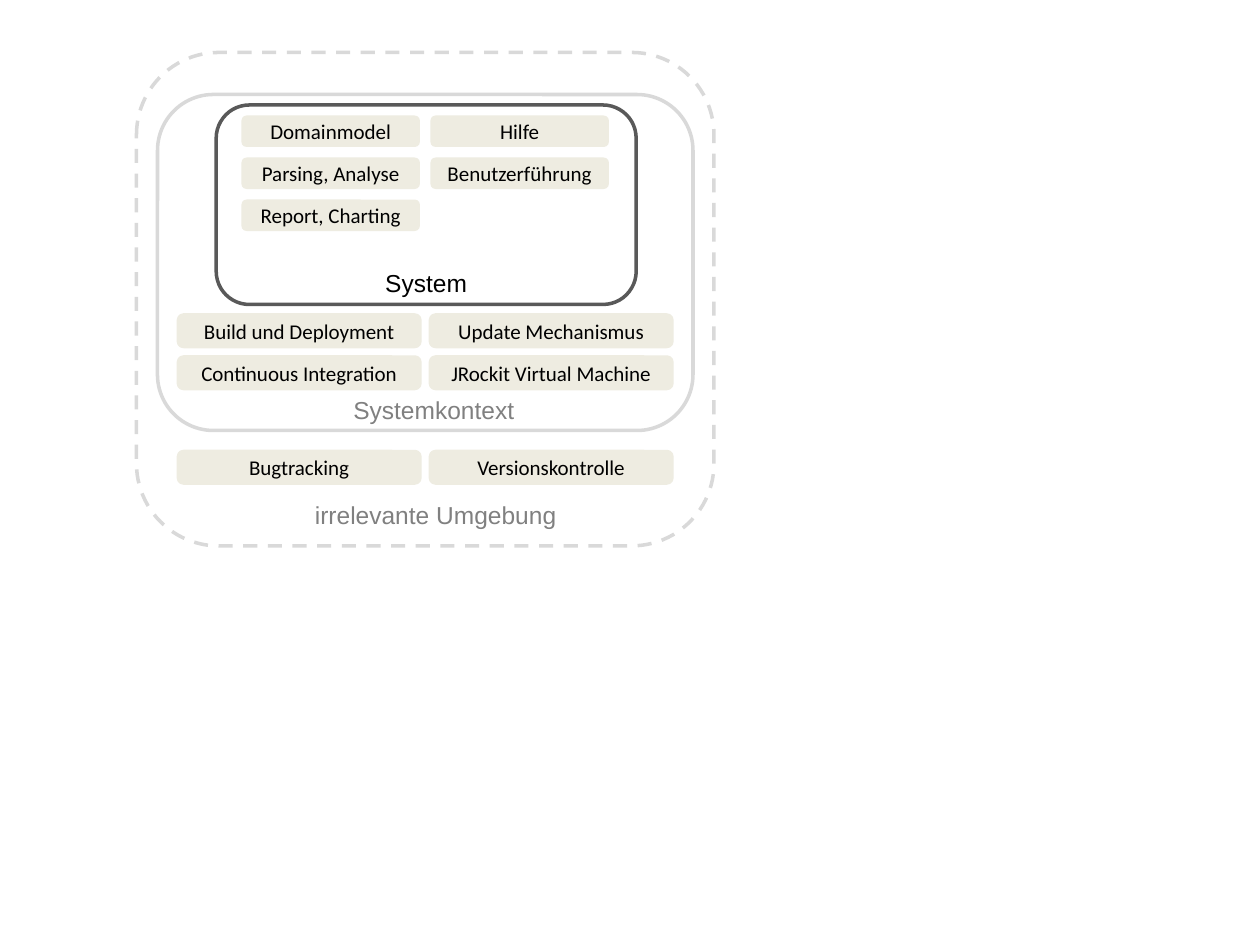
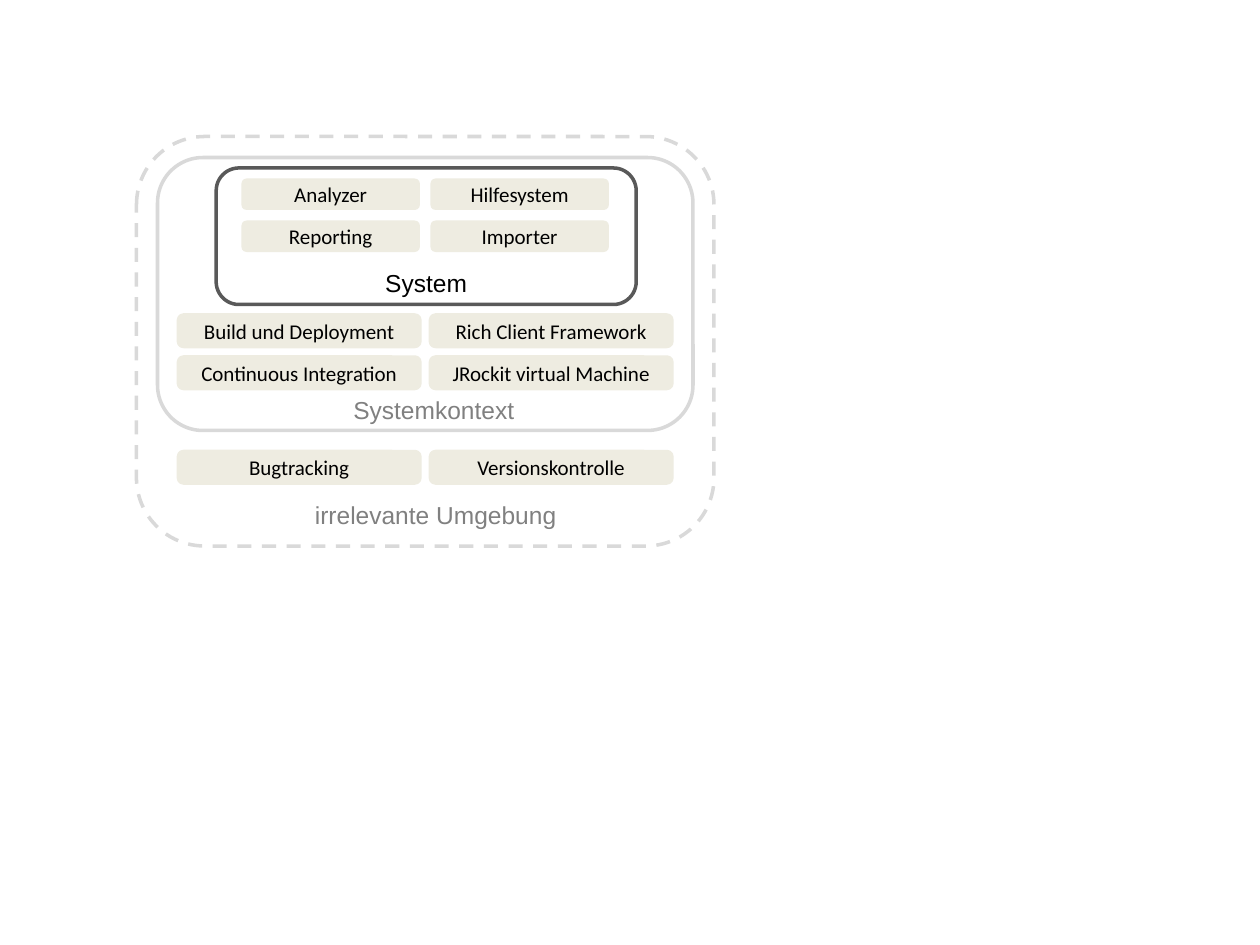
Before and after one commit to raffaelschmid/bachelorthesis, a slide deck: slide 1 of Dokumentation/Bachelorthesis/model/systemumfang.pptx. Drawn at 1260x945 pixels with LibreOffice and Linux fonts; fonts in the diff are those of the drawing. Boxes give left, top, right and bottom in pixels: in the first picture for what was removed or moved away, otherwise in the second. Text is boxed around its words. In the diff, an @@ line names an element or a change of style, - is before the commit and + after.

```diff
--- a/Dokumentation/Bachelorthesis/model/systemumfang.pptx
+++ b/Dokumentation/Bachelorthesis/model/systemumfang.pptx
@@ rounded rectangle removed at box(242, 116, 421, 147) @@
-Domainmodel
@@ rounded rectangle: place and size @@
-rounded rectangle at box(136, 53, 713, 547)
+rounded rectangle at box(136, 136, 713, 546)
@@ rounded rectangle: place and size @@
-rounded rectangle at box(158, 94, 693, 431)
+rounded rectangle at box(158, 158, 693, 431)
@@ rounded rectangle: place and size @@
-rounded rectangle at box(217, 105, 636, 304)
+rounded rectangle at box(217, 168, 636, 304)
@@ rounded rectangle "Analyzer": place and size @@
-rounded rectangle "Analyzer" at box(242, 158, 421, 189)
+rounded rectangle "Analyzer" at box(242, 179, 421, 210)
@@ rounded rectangle "Hilfesystem": place and size @@
-rounded rectangle "Hilfesystem" at box(431, 116, 610, 147)
+rounded rectangle "Hilfesystem" at box(431, 179, 610, 210)
@@ rounded rectangle removed at box(431, 158, 610, 189) @@
-Benutzerführung
@@ text in rounded rectangle at box(294, 187, 367, 206): text changed @@
-Parsing, Analyse
+Analyzer
@@ text in rounded rectangle at box(471, 187, 569, 206): text changed @@
-Hilfe
+Hilfesystem
@@ rounded rectangle "Reporting": place and size @@
-rounded rectangle "Reporting" at box(242, 199, 421, 231)
+rounded rectangle "Reporting" at box(242, 220, 421, 252)
@@ text in rounded rectangle at box(289, 229, 372, 248): text changed @@
-Report, Charting
+Reporting
@@ rounded rectangle added at box(431, 220, 610, 252), fill #EEECE1, 12 pt, text #000000 @@
+Importer
@@ text in rounded rectangle at box(456, 324, 646, 339): text changed @@
-Update Mechanismus
+Rich Client Framework
@@ text in rounded rectangle at box(453, 366, 649, 381): text changed @@
-JRockit Virtual Machine
+JRockit virtual Machine
```
Also in this commit, not shown: 27 other files.
